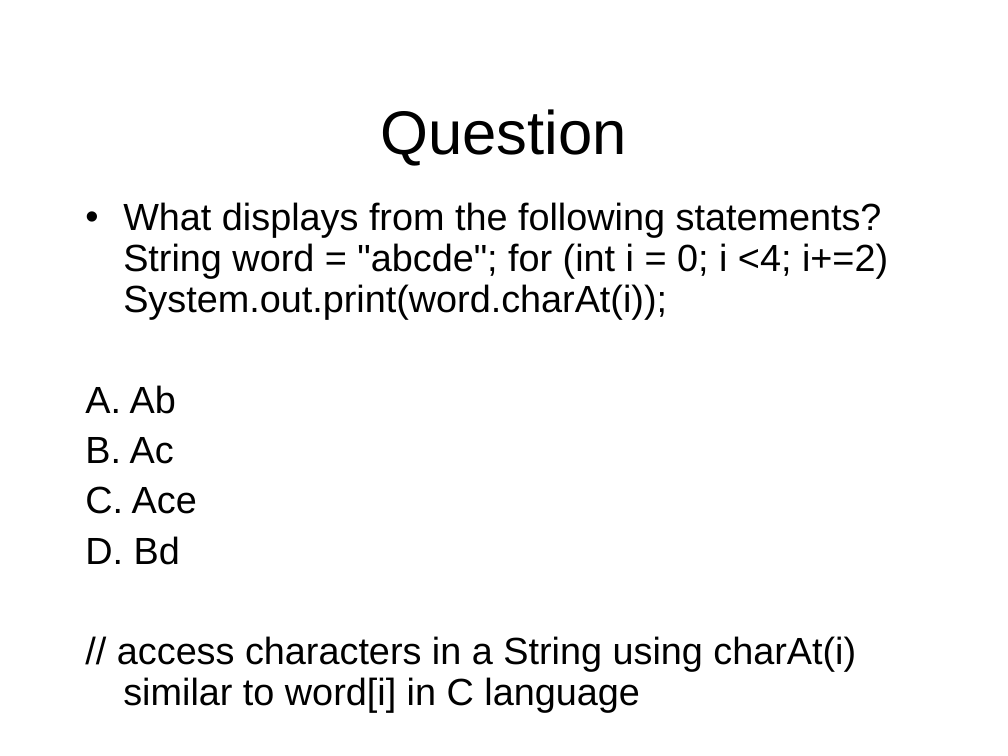
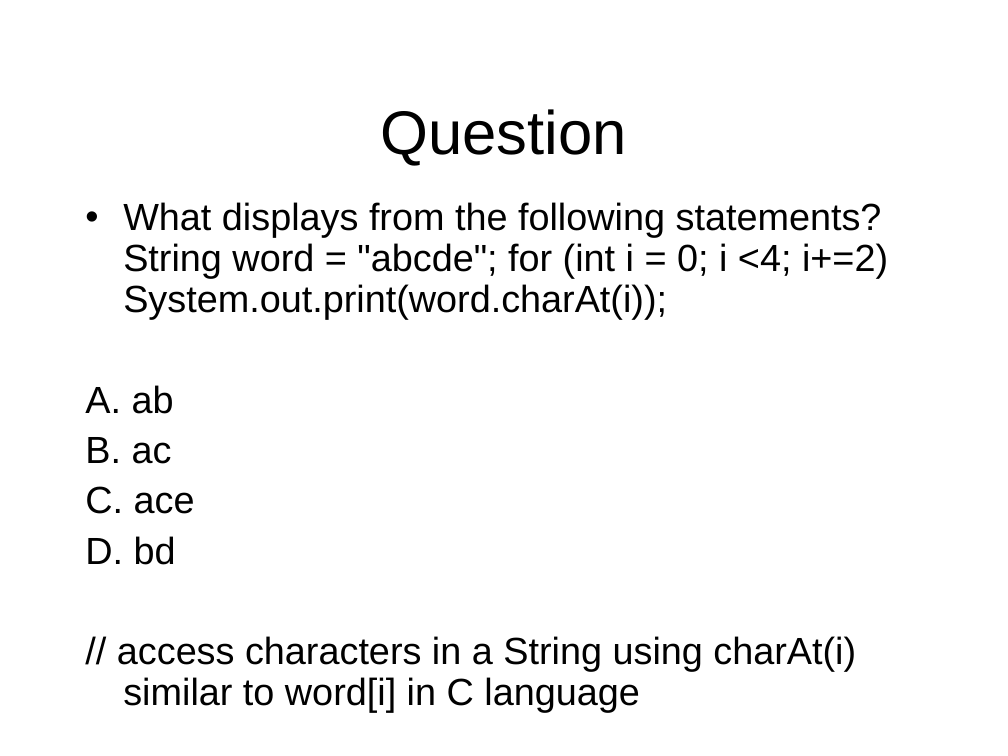
Before and after one commit to octaviordz/zjnu2017.github.io, a slide deck: slide 32 of OOP/lectures/020--Java.Basics.ppt. Drawn at 1008x756 pixels with LibreOffice and Linux fonts; fonts in the diff are those of the drawing. Boxes give left, top, right and bottom in pixels: in the first picture for what was removed or moved away, otherwise in the second. Text is boxed around its words. In the diff, an @@ line names an element or a change of style, - is before the commit and + after.

```diff
--- a/OOP/lectures/020--Java.Basics.ppt
+++ b/OOP/lectures/020--Java.Basics.ppt
@@ text at [85, 385, 195, 565]: text changed @@
-A. Ab
-B. Ac
-C. Ace
-D. Bd
+A. ab
+B. ac
+C. ace
+D. bd
```
Also in this commit, not shown: 2 other slides changed, 2 other files.
